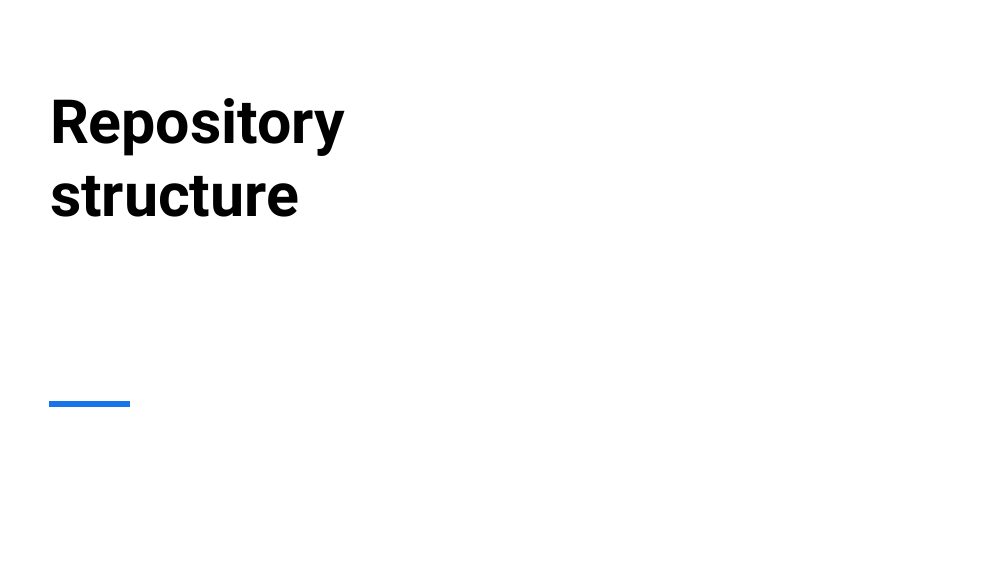
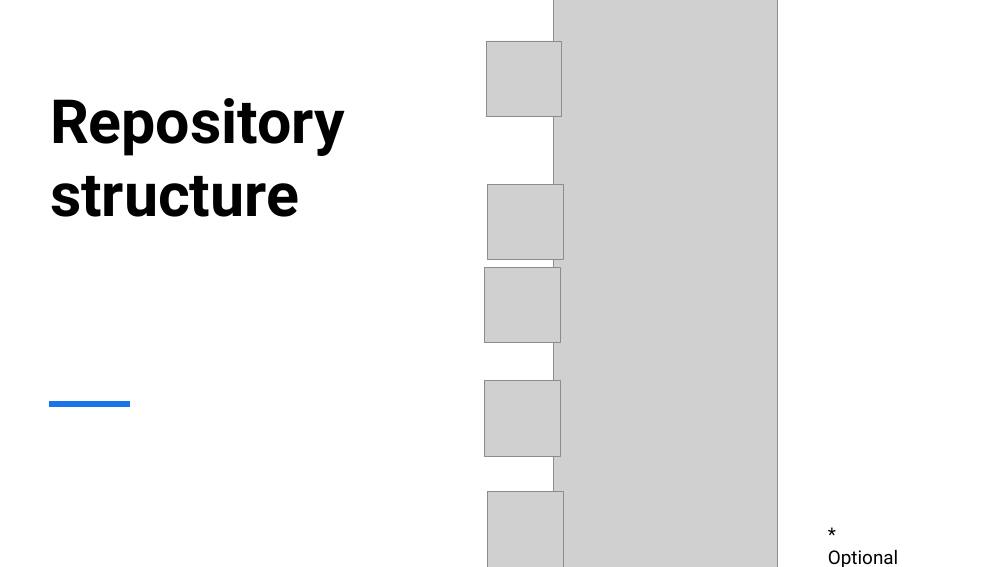
Before and after one commit to florenciaaltschuler/open-science-pipeline, a slide deck: slide 9 of FAIRyTale_presentation.pptx (slide 6 before the commit). Drawn at 1008x567 pixels with LibreOffice and Linux fonts; fonts in the diff are those of the drawing; grey boxes stand for pictures. Boxes give left, top, right and bottom in pixels: in the first picture for what was removed or moved away, otherwise in the second. Text is boxed around its words. In the diff, an @@ line names an element or a change of style, - is before the commit and + after.

```diff
--- a/FAIRyTale_presentation.pptx
+++ b/FAIRyTale_presentation.pptx
@@ group added at bbox=[485, 0, 777, 567]: 5 pictures @@
@@ picture added at bbox=[488, 492, 563, 567] @@
@@ text added at bbox=[828, 549, 898, 567], 18 pt, text #000000 @@
+* Optional
```
Also in this commit, not shown: 2 other slides changed, 3 slides added, 1 other file.
